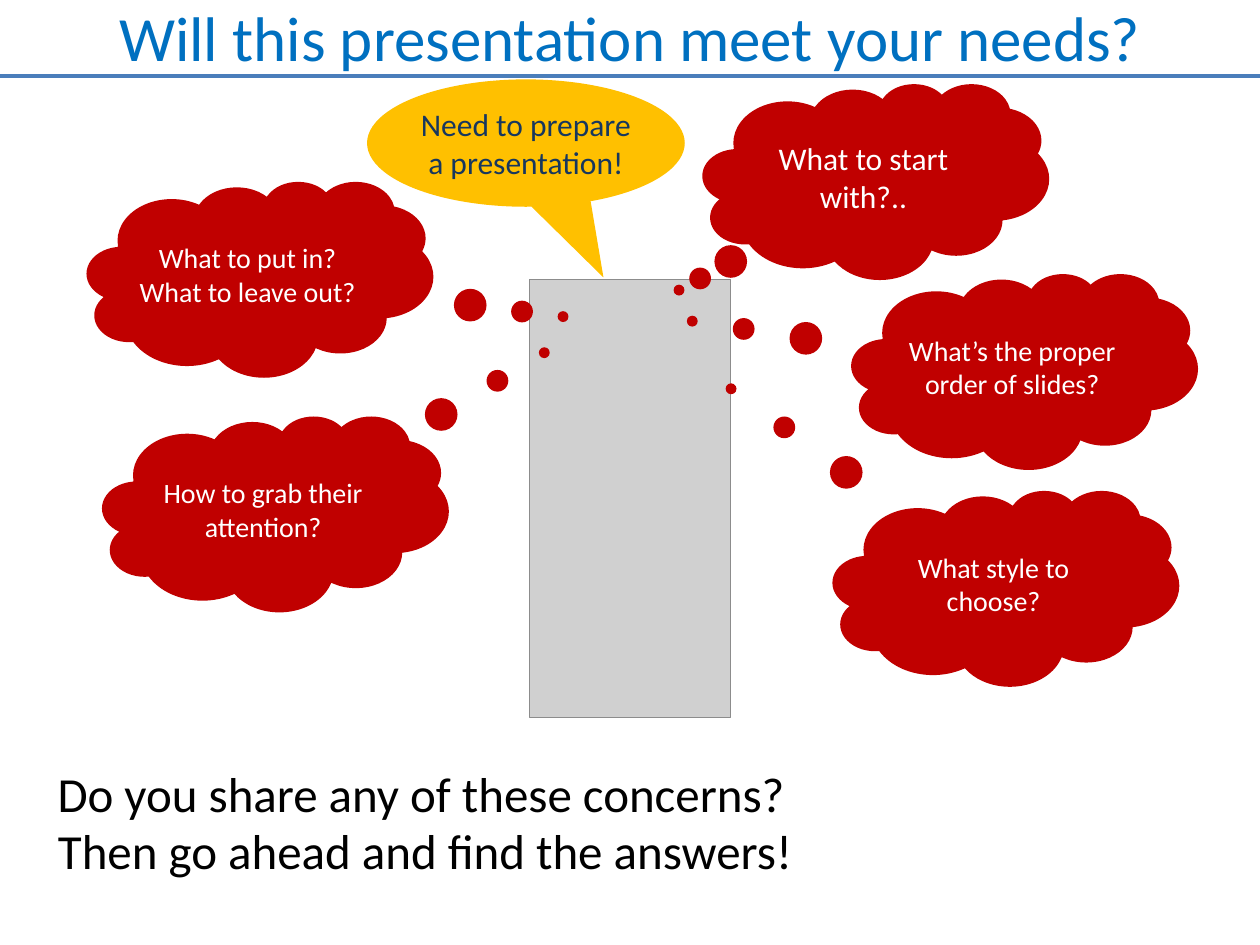
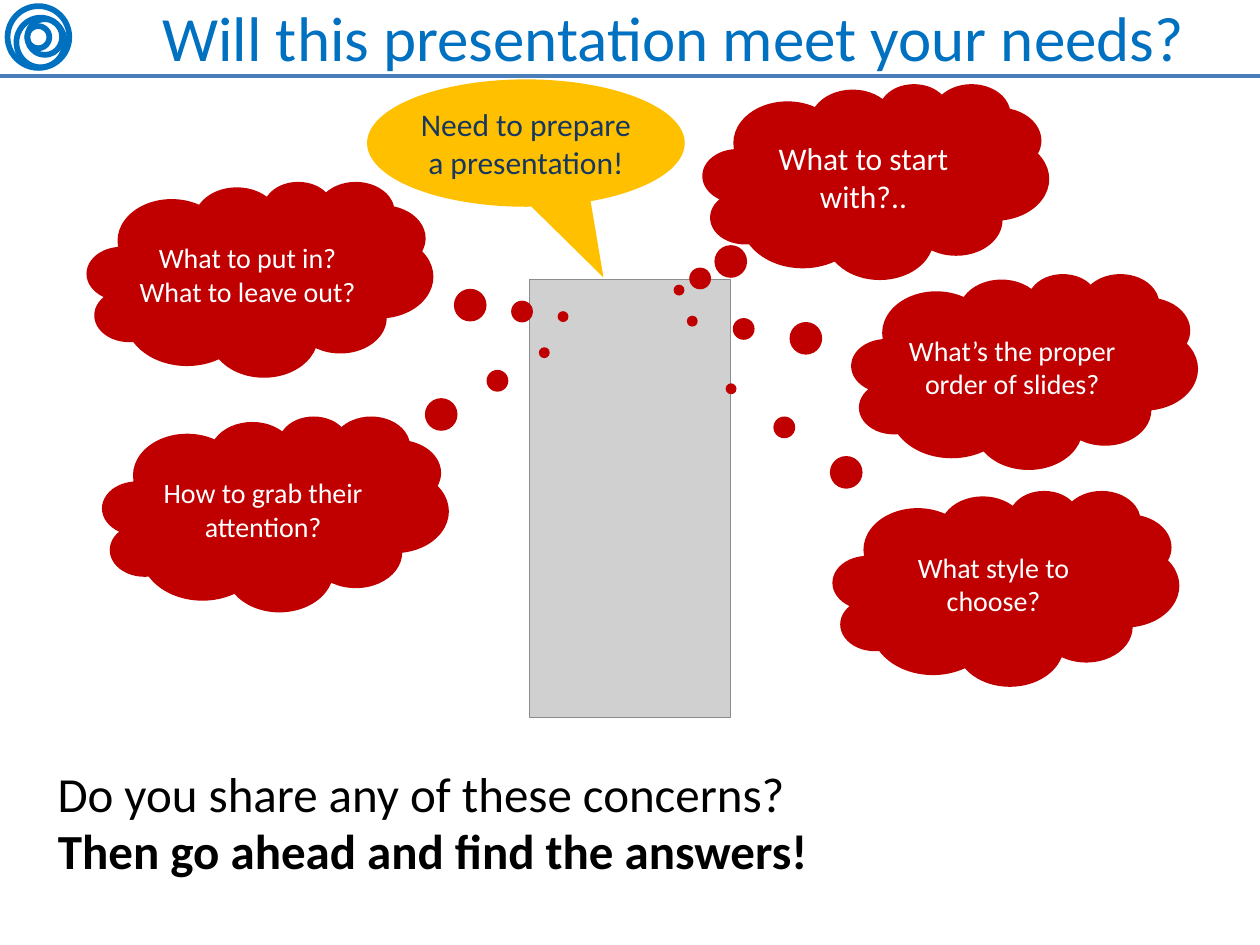
Before and after one commit to OleksiyRudenko/_under-development, a slide deck: slide 2 of soft-skills--Presentation/Presentation about Presentation.pptx. Drawn at 1260x945 pixels with LibreOffice and Linux fonts; fonts in the diff are those of the drawing; grey boxes stand for pictures. Boxes give left, top, right and bottom in pixels: in the first picture for what was removed or moved away, otherwise in the second. Text is boxed around its words. In the diff, an @@ line names an element or a change of style, - is before the commit and + after.

```diff
--- a/soft-skills--Presentation/Presentation about Presentation.pptx
+++ b/soft-skills--Presentation/Presentation about Presentation.pptx
@@ group added at <box>8,6,69,68</box>: 4 ellipses @@
@@ title "Will this presentation meet your ..." at <box>162,17,1184,76</box>: alignment centre to right @@
@@ text "Then go ahead and find ..." at <box>58,834,808,878</box>: bold on @@
```
Also in this commit, not shown: 10 other slides changed, 7 slides added, 1 other file.
